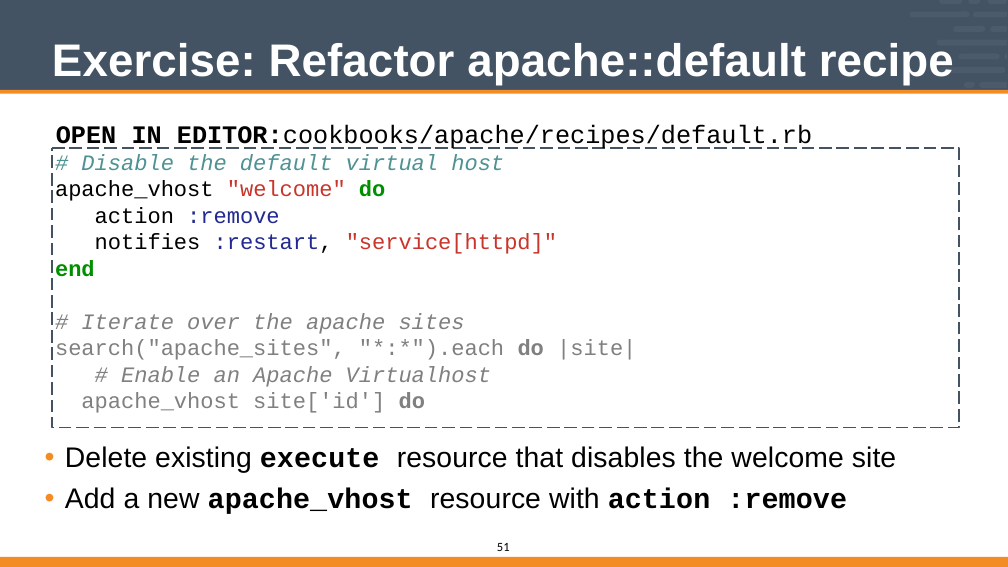
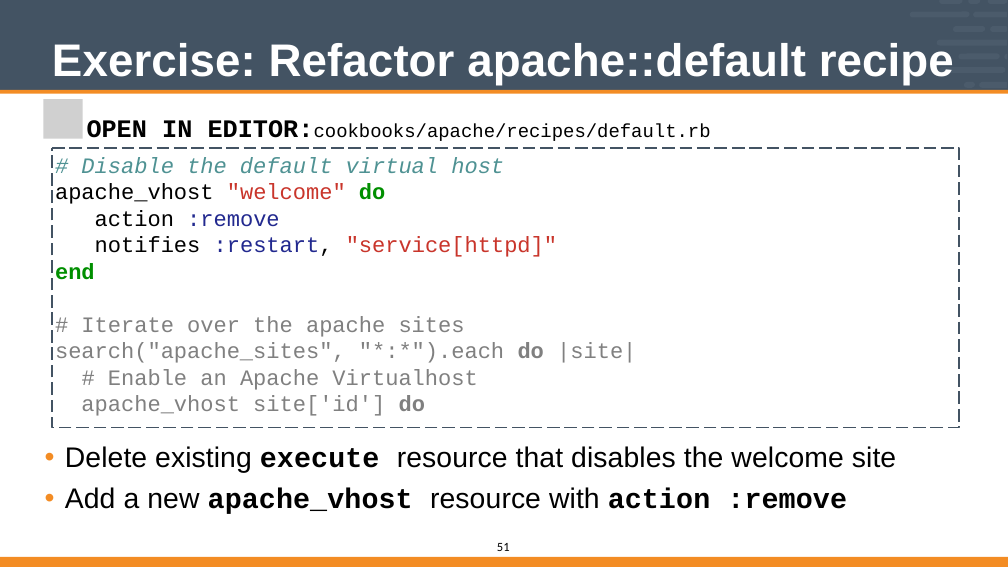
Before and after one commit to vinyar/chef-intermediate, a slide deck: slide 51 of Modules/04-Chef_Intermediate.pptx. Drawn at 1008x567 pixels with LibreOffice and Linux fonts; fonts in the diff are those of the drawing; grey boxes stand for pictures. Boxes give left, top, right and bottom in pixels: in the first picture for what was removed or moved away, otherwise in the second. Text is boxed around its words. In the diff, an @@ line names an element or a change of style, - is before the commit and + after.

Commit message:
Updated Custom Resources (04)
* Removed all smart quotes
* Removed all slide title drop shadows
* Fixed the code formatting on a large number of slides
* Fixed layout of "Open In Editor" for code slides
* Fixed code formatting across a large number of slides

This section is absolutely ugly.

```diff
--- a/Modules/04-Chef_Intermediate.pptx
+++ b/Modules/04-Chef_Intermediate.pptx
@@ picture added at <box>43,99,82,138</box> @@
@@ text at <box>56,124,812,149</box>: paragraph removed @@
-OPEN IN EDITOR:cookbooks/apache/recipes/default.rb
@@ text added at <box>87,120,711,141</box>, 24 pt, text #000000 @@
+OPEN IN EDITOR:cookbooks/apache/recipes/default.rb
@@ text "# Disable the default virtual ...": place and size @@
-text "# Disable the default virtual ..." at <box>55,124,812,413</box>
+text "# Disable the default virtual ..." at <box>55,157,636,416</box>
@@ text at <box>81,316,477,390</box>: italic off in "# Iterate over the apache sites", "# Enable an Apache Virtualhost" @@
```
Also in this commit, not shown: 17 other slides changed.
